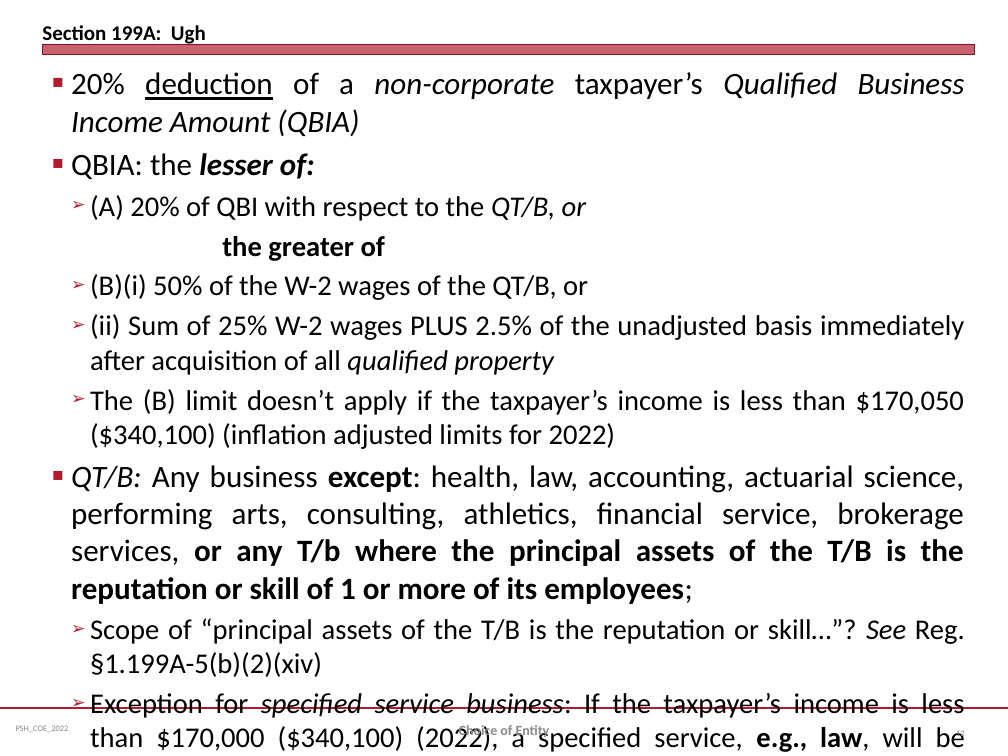
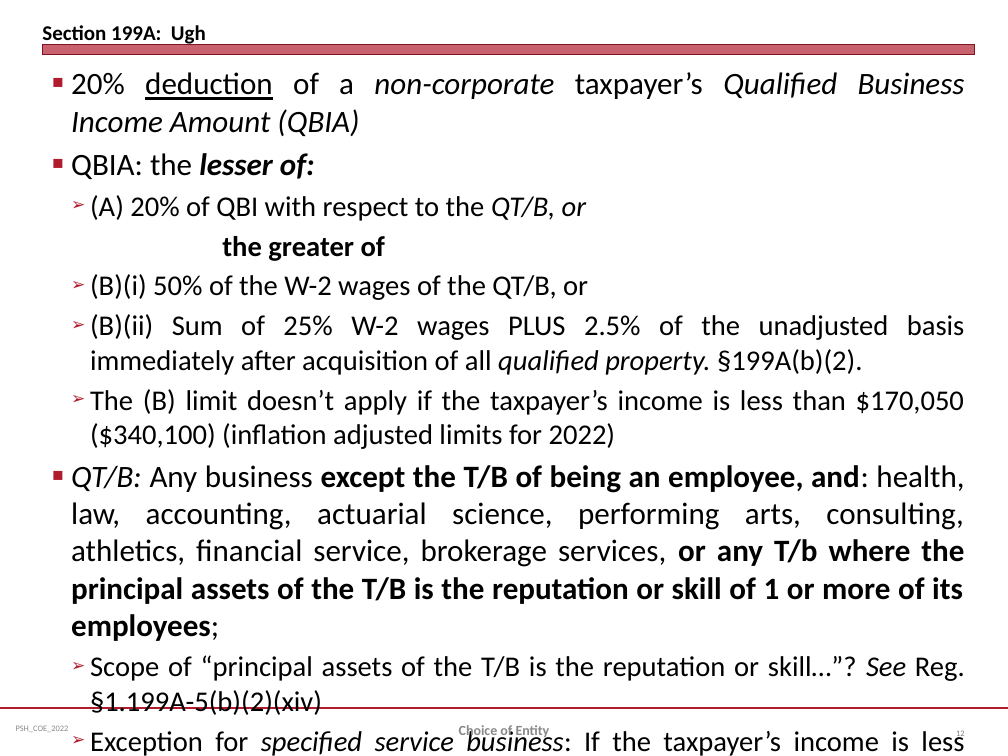
Before and after one commit to jmc877/Partnership-Tax, a slide deck: slide 12 of slides/PSH_COEntity_2022.pptx. Drawn at 1008x756 pixels with LibreOffice and Linux fonts; fonts in the diff are those of the drawing. Boxes give left, top, right and bottom in pixels: in the first picture for what was removed or moved away, otherwise in the second. Text is boxed around its words. In the diff, an @@ line names an element or a change of style, - is before the commit and + after.

```diff
--- a/slides/PSH_COEntity_2022.pptx
+++ b/slides/PSH_COEntity_2022.pptx
@@ text at box(90, 314, 965, 375): text changed @@
-  ➢ (ii) Sum of 25% W-2 wages PLUS 2.5% of the unadjusted basis immediately after acquisition of all qualified property
+  ➢ (B)(ii) Sum of 25% W-2 wages PLUS 2.5% of the unadjusted basis immediately after acquisition of all qualified property. §199A(b)(2).
@@ text at box(71, 465, 964, 641): text changed @@
-■ QT/B: Any business except: health, law, accounting, actuarial science, performing arts, consulting, athletics, financial service, brokerage services, or any T/b where the principal assets of the T/B is the reputation or skill of 1 or more of its employees;
+■ QT/B: Any business except the T/B of being an employee, and: health, law, accounting, actuarial science, performing arts, consulting, athletics, financial service, brokerage services, or any T/b where the principal assets of the T/B is the reputation or skill of 1 or more of its employees;
@@ text at box(90, 727, 964, 756): text changed @@
-  ➢ Exception for specified service business: If the taxpayer’s income is less than $170,000 ($340,100) (2022), a specified service, e.g., law, will be treated as a QT/B
+  ➢ Exception for specified service business: If the taxpayer’s income is less than $170,000 ($340,100) (2022), a specified service, e.g., law, will be treated as a QT/B. §199A(d)(3)(A).
```
Also in this commit, not shown: 1 other slide changed, 1 other file.
